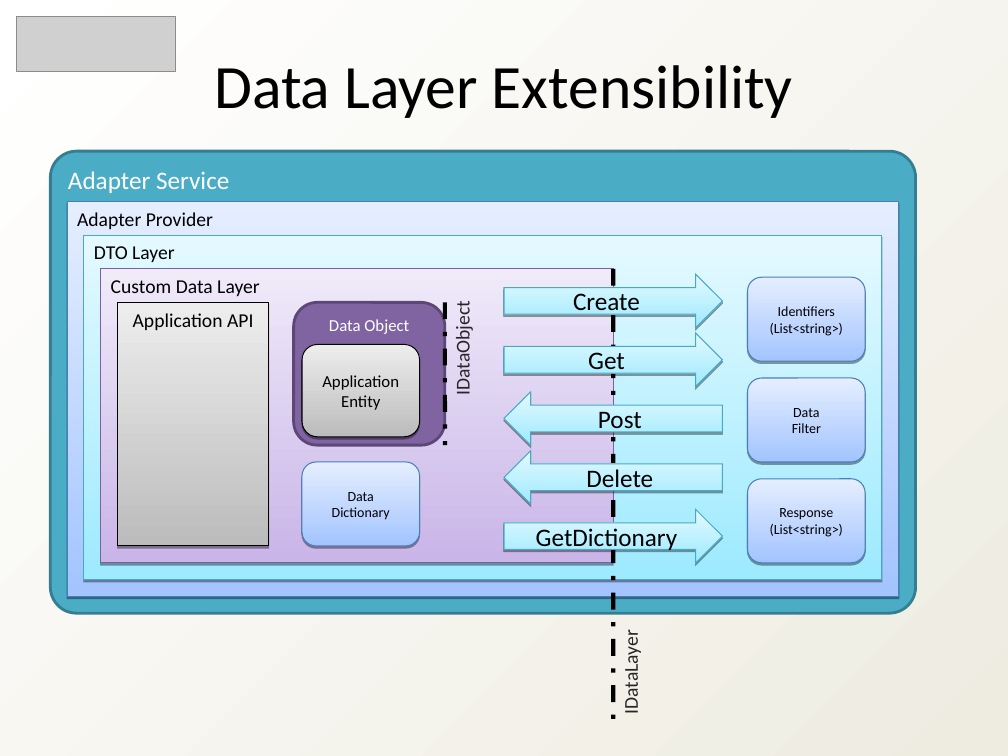
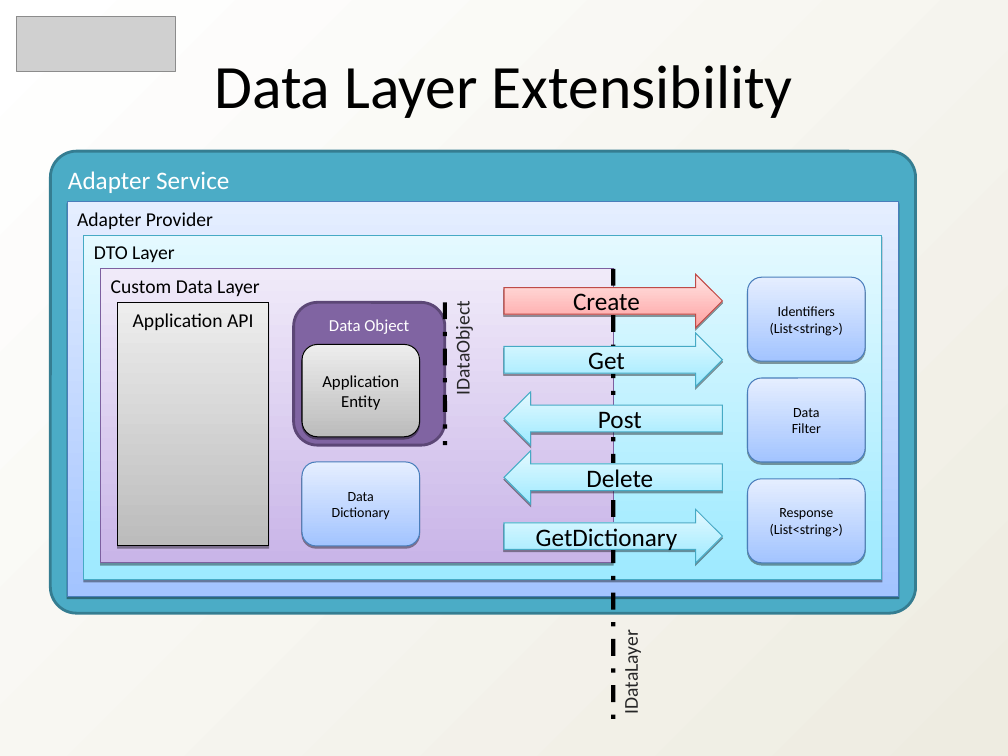
Before and after one commit to heyena/iring-tools, a slide deck: slide 13 of trunk/Documentation/iRINGTools_SDK_Overview_v1_3_0.ppt. Drawn at 1008x756 pixels with LibreOffice and Linux fonts; fonts in the diff are those of the drawing; grey boxes stand for pictures. Boxes give left, top, right and bottom in pixels: in the first picture for what was removed or moved away, otherwise in the second. Text is boxed around its words. In the diff, an @@ line names an element or a change of style, - is before the commit and + after.

```diff
--- a/trunk/Documentation/iRINGTools_SDK_Overview_v1_3_0.ppt
+++ b/trunk/Documentation/iRINGTools_SDK_Overview_v1_3_0.ppt
@@ right arrow "Create" at [504, 274, 723, 328]: fill gradient #9EEAFF to #E4F9FF to gradient #FFA2A1 to #FFE5E5; outline #46AAC5 0.74 pt to #BE4B48 0.74 pt @@
```
Also in this commit, not shown: 16 other files.
